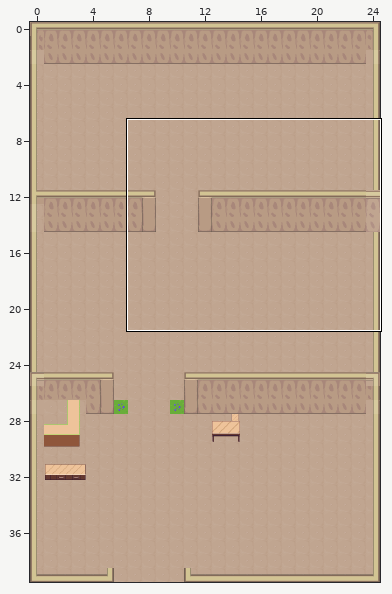
A Tiled map (JSON) gets an edit: assets/tilemaps/UgcStore.json. Above, an overview of the earlier version with the close-up marked.
Close-up. Earlier state:
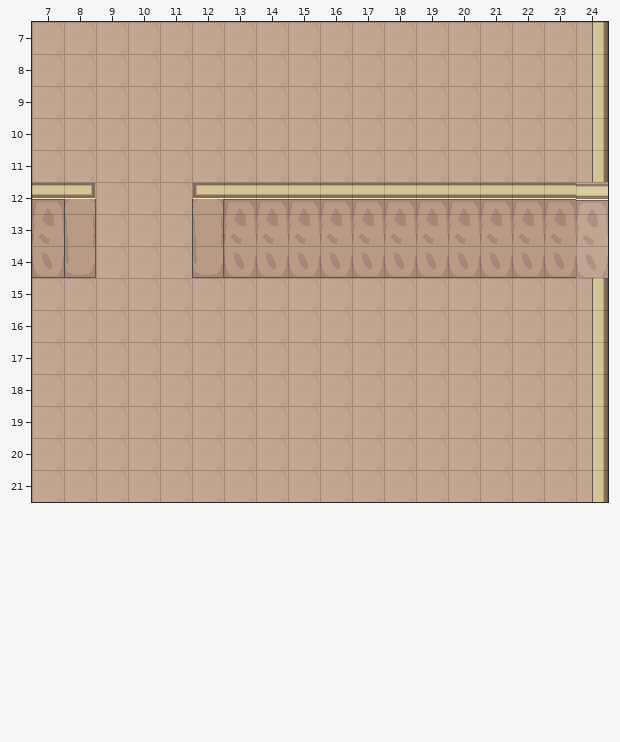
Cells are 32x32 px. Shown: x 7..24, y 7..21. The commit also changed other parts of the map, which this record leaves out. Tiles whose own drawing changed are shown in their newer look in all pictures.
Now the later version:
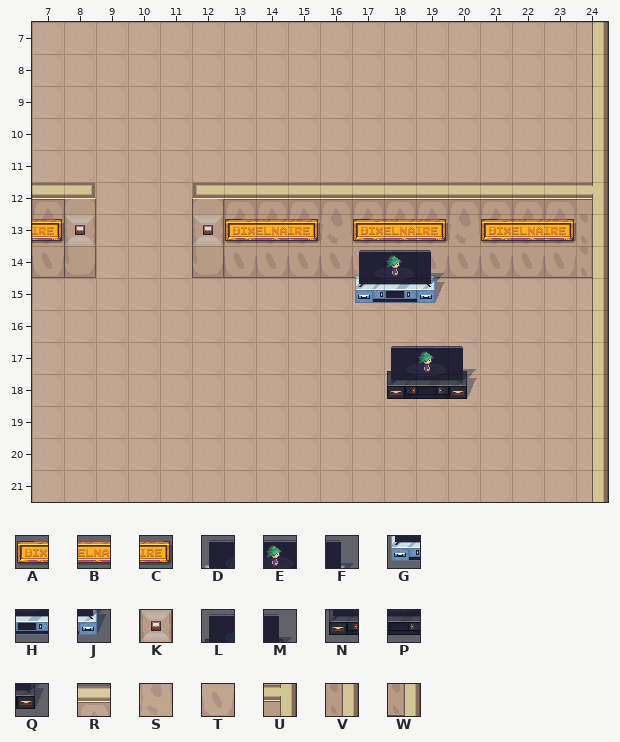
Key: from "UGCs": A 1089, B 1090, C 1091, D 1122, E 1123, F 1124, G 1155, H 1156, J 1157, K 1159, L 1188, M 1190, N 1221, P 1222, Q 1223; from "blode": R 149, S 182, T 215, U 221, V 252, W 254.
_ is an empty cell.
Tiles replaced or removed in this view: R, S, T.
Tiles of an added or newly shown layer are drawn over the layers below it.
See-through tiles are keyed as they look on the map.
The edit:
Changed rows in their new state; . is an unchanged cell.
Layer "World":
first column x 24:
12 U
13 V
14 W
Layer "World2" (added):
first column x 8:
13 K...K........
14 .........DEF.
15 .........GHJ.
17 ..........LEM
18 ..........NPQ
Layer "Above Player":
first column x 7:
13 C.....ABC.ABC.ABC
